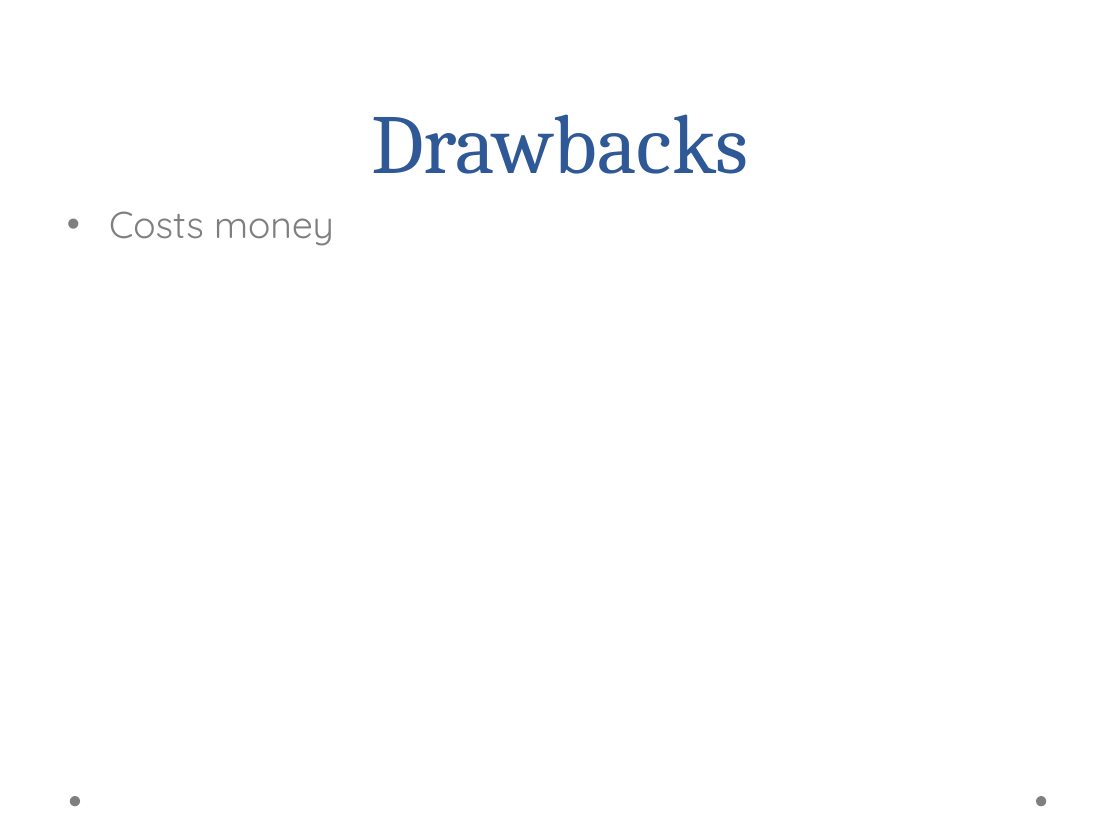
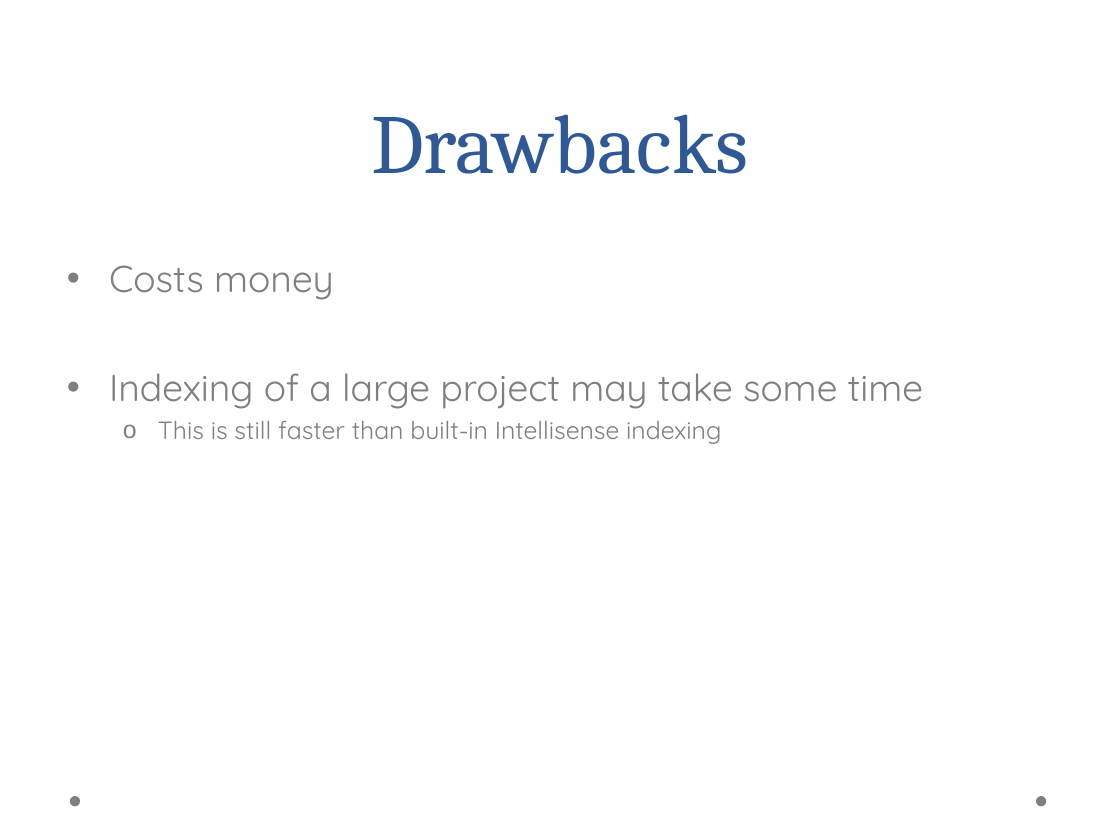
Before and after one commit to aayanqazi/OMSE, a slide deck: slide 9 of 535/Project1.ppt. Drawn at 1120x840 pixels with LibreOffice and Linux fonts; fonts in the diff are those of the drawing; background and template pictures are left out. Boxes give left, top, right and bottom in pixels: in the first picture for what was removed or moved away, otherwise in the second. Text is boxed around its words. In the diff, an @@ line names an element or a change of style, - is before the commit and + after.

```diff
--- a/535/Project1.ppt
+++ b/535/Project1.ppt
@@ text at (109,373,923,444): paragraphs added @@
+• Indexing of a large project may take some time
+  o This is still faster than built-in Intellisense indexing
```
Also in this commit, not shown: 4 other slides changed, 3 slides added, 3 slides removed.
